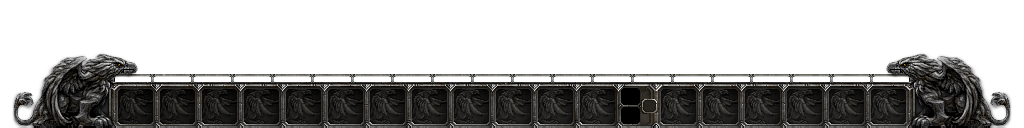
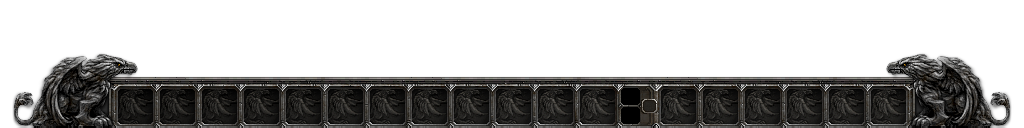
Layered file, before and after one edit (1024x128). Changes by layer:
added layer "NoxpBar" above "XPBar" over [110, 76, 914, 83]
hid "XPBar" over [110, 74, 915, 83]